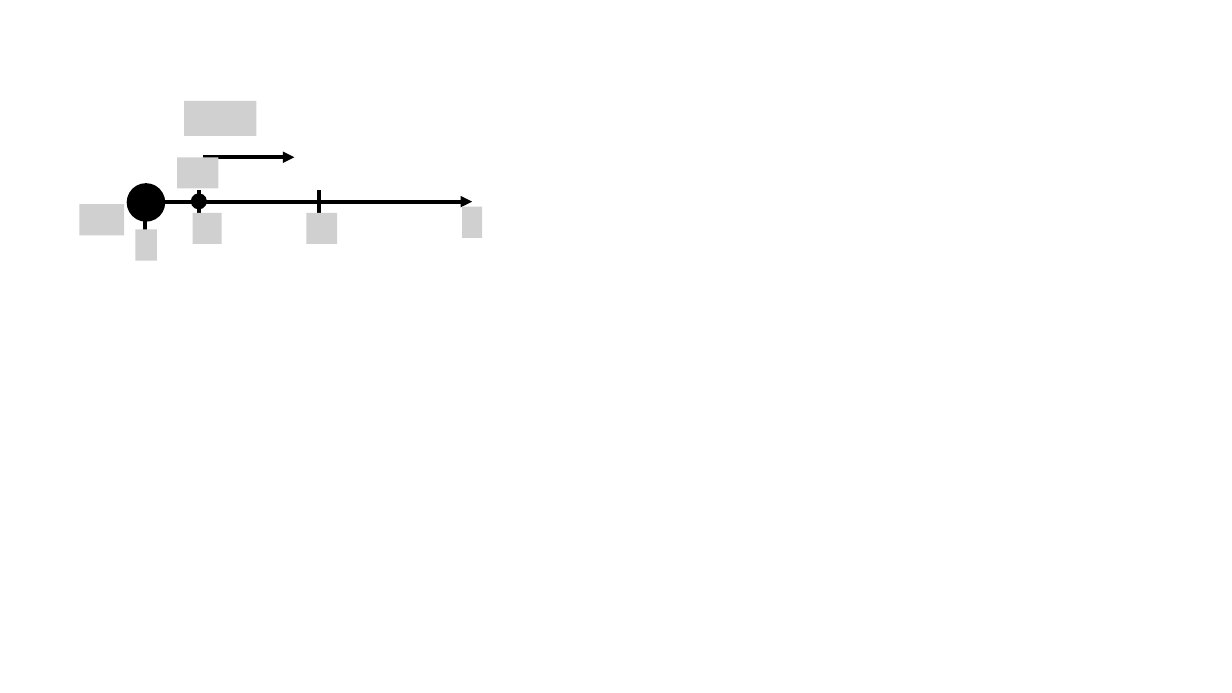
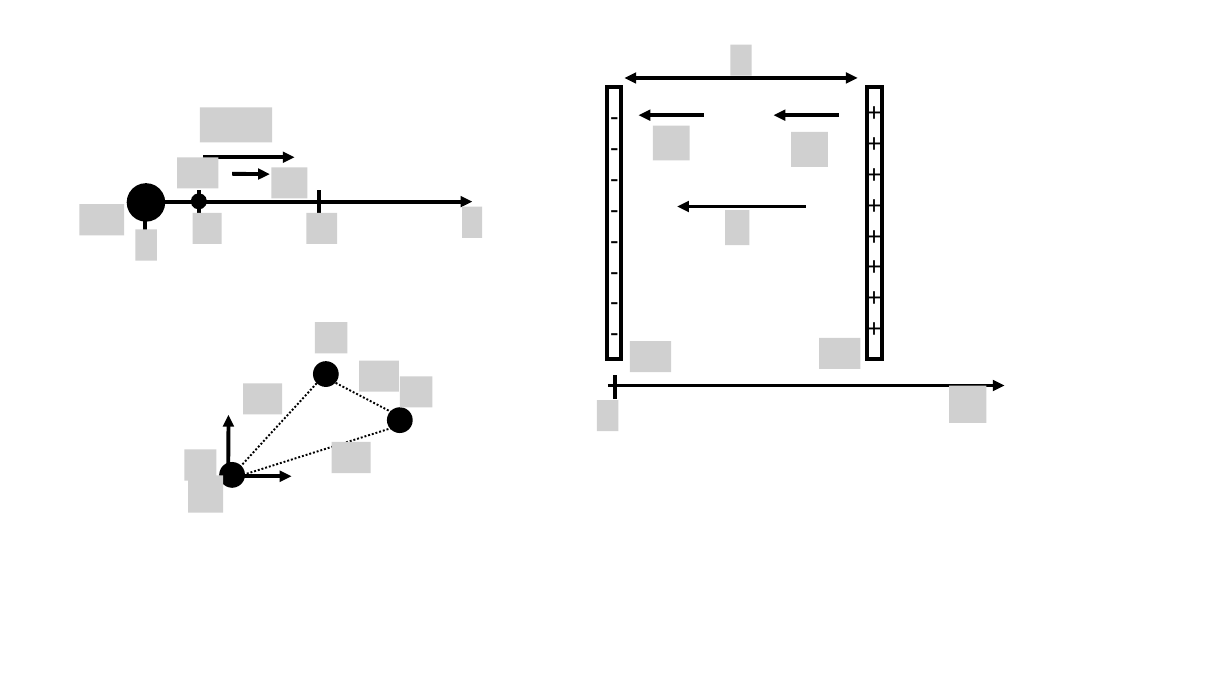
Before and after one commit to OSTP/PhysicsArtofModelling, a slide deck: slide 2 of tex/figures/Potential/Figures.pptx. Drawn at 1232x693 pixels with LibreOffice and Linux fonts; fonts in the diff are those of the drawing; grey boxes stand for pictures; background and template pictures are left out. Boxes give left, top, right and bottom in pixels: in the first picture for what was removed or moved away, otherwise in the second. Text is boxed around its words. In the diff, an @@ line names an element or a change of style, - is before the commit and + after.

```diff
--- a/tex/figures/Potential/Figures.pptx
+++ b/tex/figures/Potential/Figures.pptx
@@ picture: place and size @@
-picture at (184,101,256,136)
+picture at (200,107,272,142)
@@ arrow added from (232, 174) to (270, 174), #000000 3 pt @@
@@ picture added at (272,167,308,199) @@
@@ group added at (597,44,1005,432): 8 pictures, 4 arrows, 2 rectangles, 2 texts, 1 double arrow, 1 line @@
++
++
++
++
++
++
++
++
+-
+-
+-
+-
+-
+-
+-
+-
@@ group added at (185,323,433,513): 7 pictures, 3 ellipses, 3 lines, 2 arrows @@
```
Also in this commit, not shown: 7 other files.
